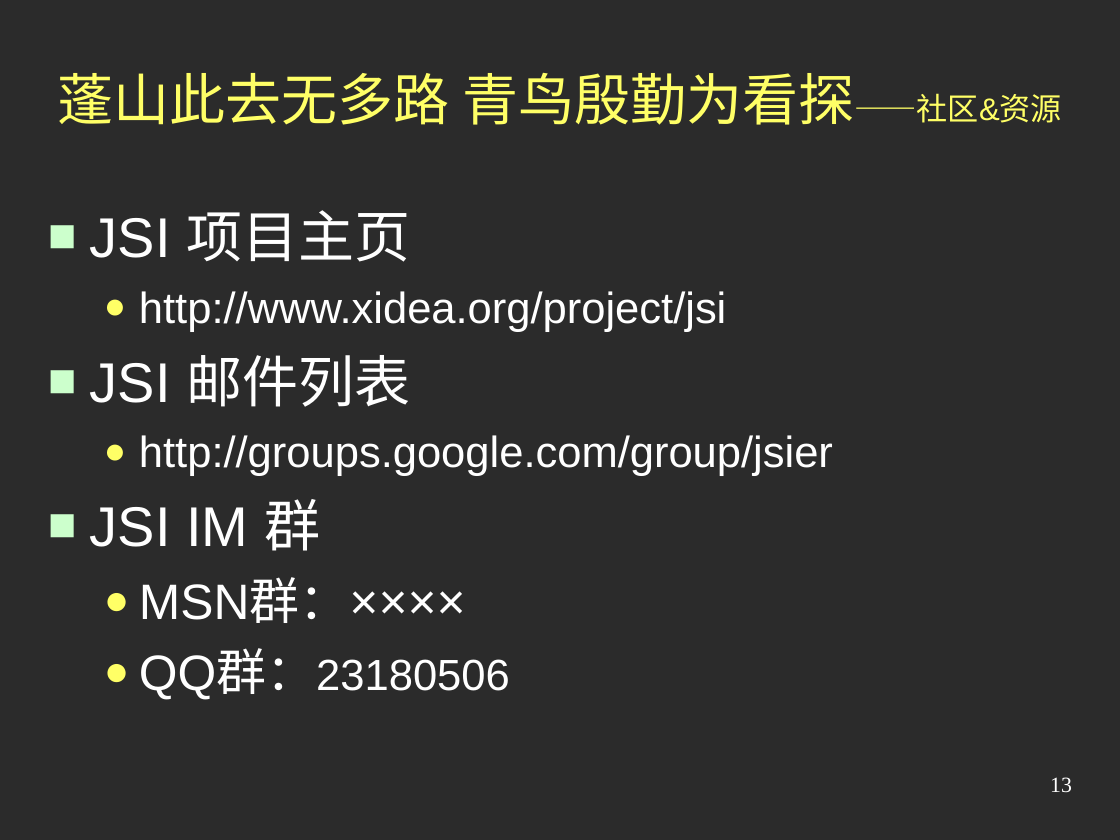
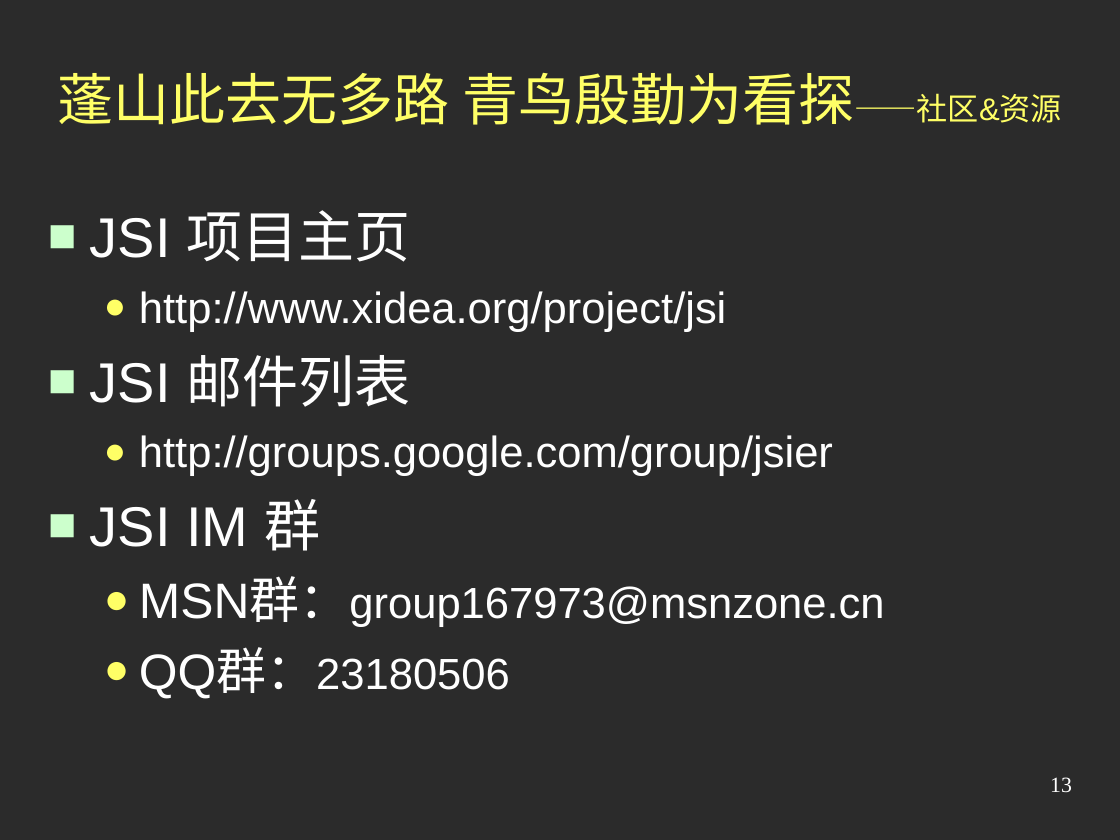
Before and after one commit to austgl/jsi, a slide deck: slide 13 of JSI2/web/doc/Preview2.ppt. Drawn at 1120x840 pixels with LibreOffice and Linux fonts; fonts in the diff are those of the drawing; background and template pictures are left out; a plain dark background stands for a picture behind light text. Boxes give left, top, right and bottom in pixels: in the first picture for what was removed or moved away, otherwise in the second. Text is boxed around its words. In the diff, an @@ line names an element or a change of style, - is before the commit and + after.

```diff
--- a/JSI2/web/doc/Preview2.ppt
+++ b/JSI2/web/doc/Preview2.ppt
@@ text at (x1=139, y1=578, x2=884, y2=627): text changed; size 32 to 28 pt @@
-  ● MSN群：××××
+  ● MSN群：group167973@msnzone.cn
```
Also in this commit, not shown: 4 other slides changed.
